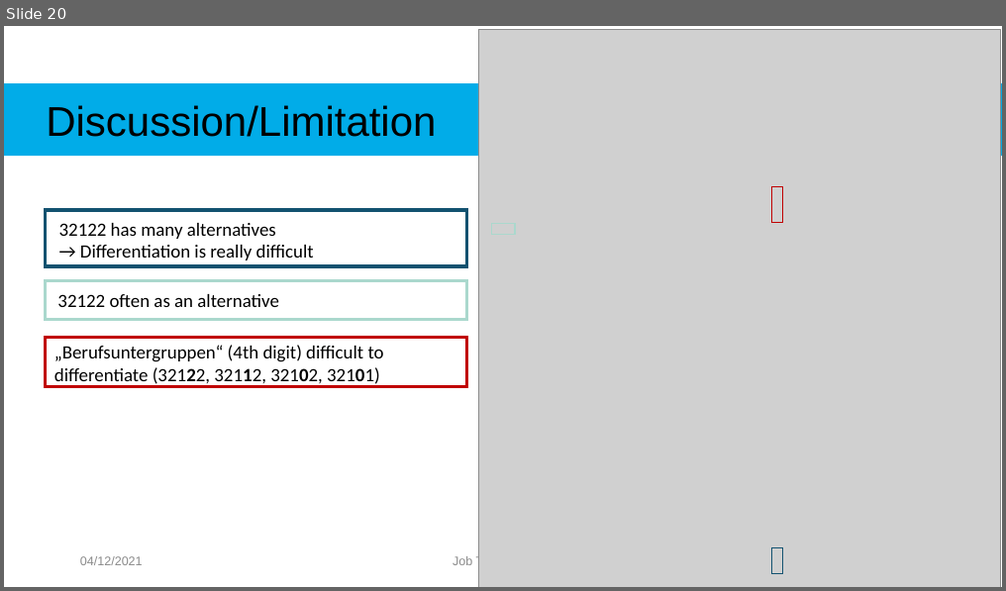
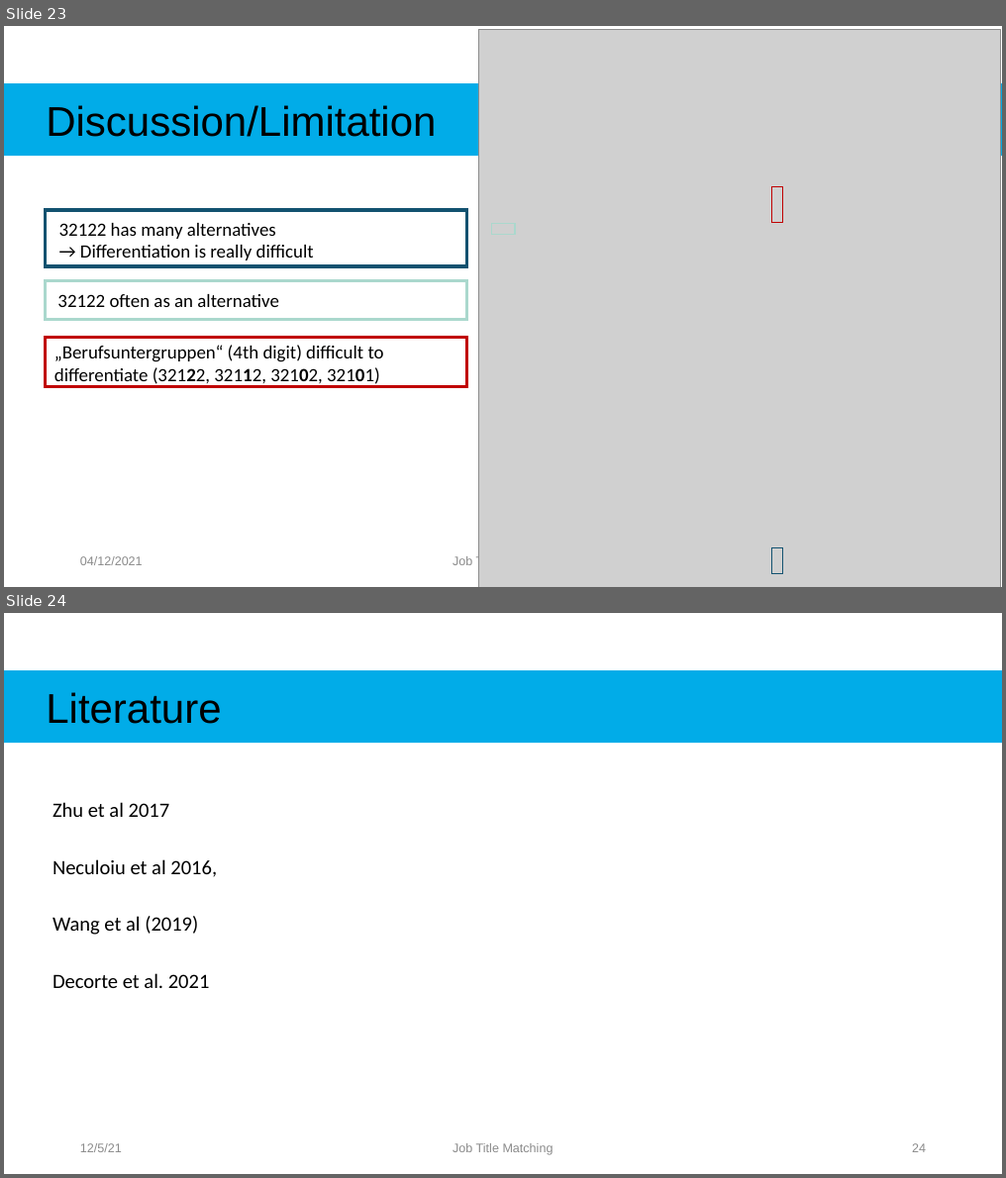
Before and after one commit to Rahkakavee/job-title-matching, a slide deck: presentation/Kolloquium.pptx. Shown one above the other, each under a label of ours: slide 20 before the commit, slides 23 and 24 after it. The pictures are 1006x591 and 1006x1178 pixels, drawn with LibreOffice and Linux fonts; fonts in the diff are those of the drawing; grey boxes stand for pictures. Boxes give left, top, right and bottom in pixels: in the first picture for what was removed or moved away, otherwise in the second. Text is boxed around its words. In the diff, an @@ line names an element or a change of style, - is before the commit and + after.

```diff
--- a/presentation/Kolloquium.pptx
+++ b/presentation/Kolloquium.pptx
@@ slide 24 added at (x1=4, y1=613, x2=1002, y2=1174), background #FFFFFF @@
@@ rectangle added at (x1=4, y1=670, x2=1002, y2=744), fill #01ACE8, 40 pt, text #000000 @@
+Literature
@@ text added at (x1=53, y1=802, x2=217, y2=988), 19.6 pt, text #000000 @@
+Zhu et al 2017
+Neculoiu et al 2016,
+Wang et al (2019)
+Decorte et al. 2021
@@ text added at (x1=80, y1=1144, x2=122, y2=1153), 12 pt, text #8C8C8C @@
+12/5/21
@@ text added at (x1=452, y1=1144, x2=553, y2=1156), 12 pt, text #8C8C8C @@
+Job Title Matching
@@ page number added at (x1=912, y1=1144, x2=926, y2=1153), 12 pt, text #8C8C8C @@
+24
@@ what was slide 20 is now slide 23 @@
```
Also in this commit, not shown: 11 slides changed, 4 other slides added.
